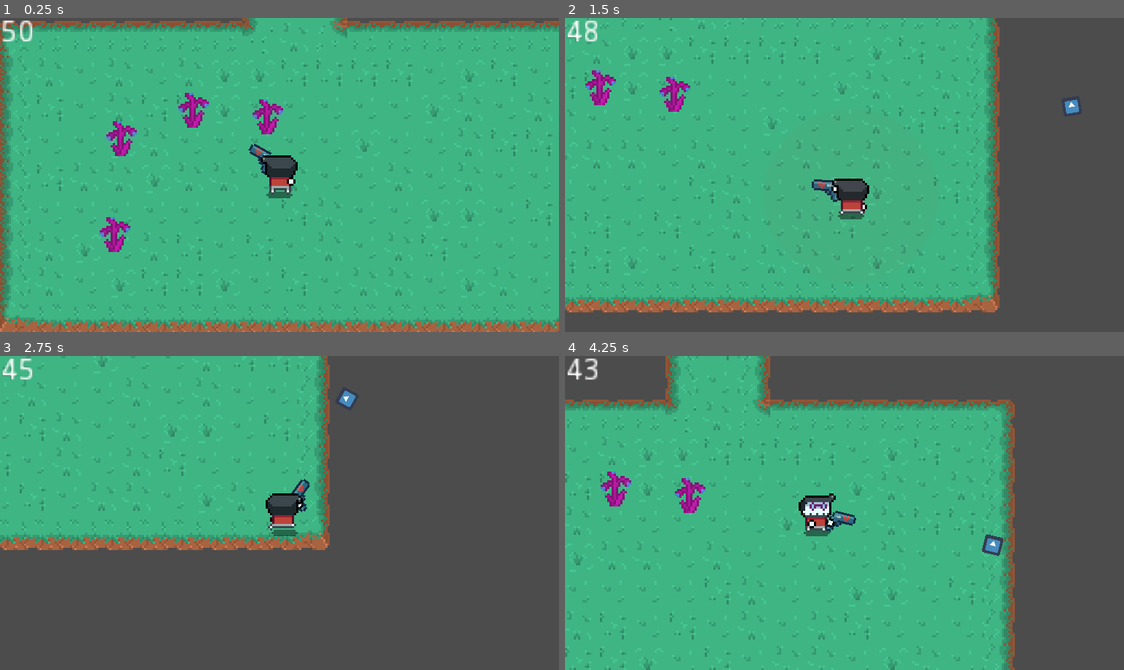
Above: before the commit, frames 1-4 (two rows, left to right).
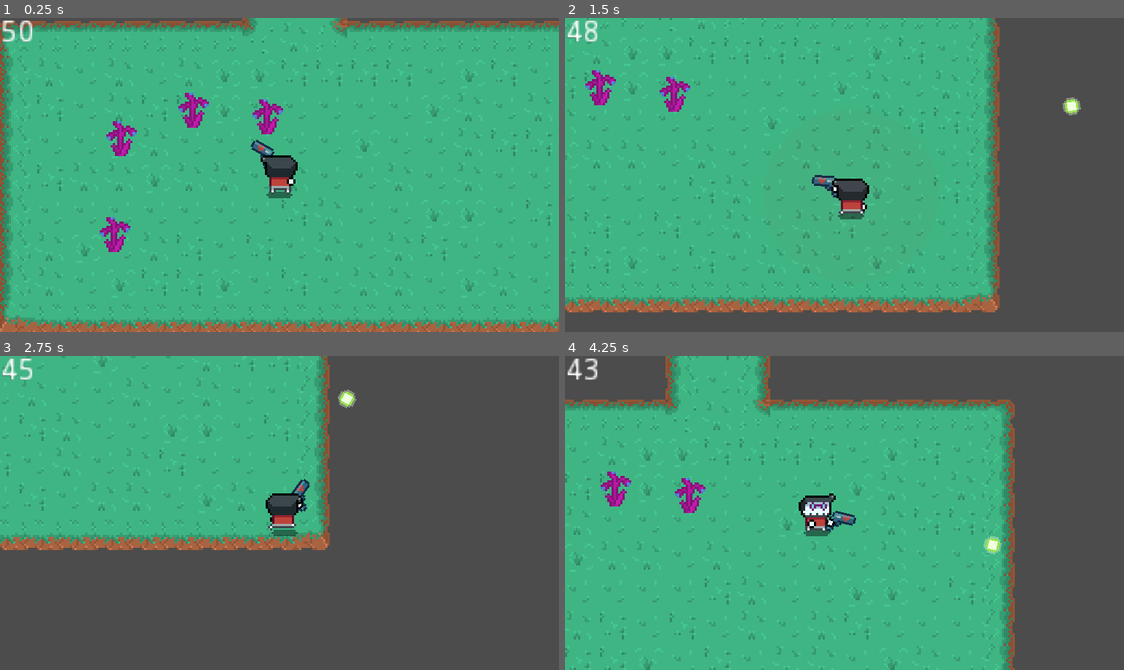
Above: after the commit, the same moments.

Repository: BytePlayersStudio/LD44
Game: Godot game, scene res://Scenes/Level1.tscn
Same seed, same stepped clock (60 frames per second), same inputs: the game is played once before the commit and once after it. The engine's default icon, where the game draws it, is replaced by a stand-in: a white triangle on a blue panel in a dark square.
Inputs (mouse positions are in pixels of both pictures, inside the frame that each line leads up to):
- Up to frame 1 (0.25 s): no input
- Up to frame 2 (1.5 s): move the mouse to (967, 159) at 0.52 s; press the mouse at (967, 159) at 0.53 s; hold D (move_right) 0.53-1.28 s; move the mouse to (732, 190) at 1.27 s; release the mouse at (732, 190) at 1.28 s; hold S (move_down) from 1.28 s (still down); right-click (732, 190) at 1.35 s
- Up to frame 3 (2.75 s): click (167, 528) at 1.55 s; move the mouse to (335, 443) at 2.02 s; release S (move_down) at 2.03 s; press the mouse at (335, 443) at 2.03 s; hold D (move_right) from 2.03 s (still down)
- Up to frame 4 (4.25 s): move the mouse to (816, 575) at 2.77 s; release D (move_right) at 2.78 s; release the mouse at (816, 575) at 2.78 s; hold W (move_up) 2.78-3.53 s; click (816, 575) at 2.85 s; move the mouse to (1012, 560) at 3.52 s; press the mouse at (1012, 560) at 3.53 s; hold A (move_left) from 3.53 s (still down); right-click (1012, 560) at 3.6 s

The runs differ from the first frame. In frame 1, 0.2% of the frame differs, in the area x 44-50%, y 38-50%; in frame 2, 0.4%, in the area x 44-93%, y 25-59%; in frame 3, 0.1%; in frame 4, 0.2%.
Error in both runs: Invalid get index '0' (on base: 'PoolVector2Array'). (res://Scripts/Enemy.gd:84)

Commit message:
Added bullet sprite and fixed bullet spawn issues

Diff:
--- a/LD44/Scenes/Bullet.tscn
+++ b/LD44/Scenes/Bullet.tscn
@@ -1,10 +1,10 @@
 [gd_scene load_steps=4 format=2]
 
 [ext_resource path="res://Scripts/Bullet.gd" type="Script" id=1]
-[ext_resource path="res://icon.png" type="Texture" id=2]
+[ext_resource path="res://Assets/Art/Weapons/LifeBullet.png" type="Texture" id=2]
 
 [sub_resource type="RectangleShape2D" id=1]
-extents = Vector2( 3.34037, 3.50781 )
+extents = Vector2( 4, 4 )
 
 [node name="Bullet" type="KinematicBody2D"]
 collision_layer = 4
@@ -13,7 +13,6 @@
 speed = 250
 
 [node name="Sprite" type="Sprite" parent="."]
-scale = Vector2( 0.132436, 0.132436 )
 texture = ExtResource( 2 )
 
 [node name="CollisionShape2D" type="CollisionShape2D" parent="."]
--- a/LD44/Scenes/Gun.tscn
+++ b/LD44/Scenes/Gun.tscn
@@ -2,7 +2,7 @@
 
 [ext_resource path="res://Scripts/Gun.gd" type="Script" id=1]
 [ext_resource path="res://Scenes/Bullet.tscn" type="PackedScene" id=2]
-[ext_resource path="res://Assets/Art/Actors/Anton/Gun.png" type="Texture" id=3]
+[ext_resource path="res://Assets/Art/Weapons/Gun.png" type="Texture" id=3]
 
 [node name="Gun" type="Node2D"]
 script = ExtResource( 1 )
--- a/LD44/Scripts/Gun.gd
+++ b/LD44/Scripts/Gun.gd
@@ -23,7 +23,12 @@
 		can_shoot = false
 		cooldown_timer.start()
 		var b = bullet_res.instance()
-		b.start(bullet_spawn.global_position, bullet_spawn.global_rotation)
+		var rot = bullet_spawn.global_rotation
+
+		if self.get_scale() != Vector2(1, 1):
+			rot = -rot
+
+		b.start(bullet_spawn.global_position, rot)
 		get_tree().get_root().add_child(b)
 
 
--- a/LD44/Scripts/Player.gd
+++ b/LD44/Scripts/Player.gd
@@ -68,13 +68,13 @@
 	var current_rotation = fmod(pivot.rotation_degrees, 360)
 	if current_rotation < 0:
 		current_rotation += 360
-	print(current_rotation)
+	#print(current_rotation)
 	if current_rotation <= 270 and current_rotation >= 90:
 		player_sprite.set_flip_h(true)
-		gun_sprite.set_flip_v(true)
+		player_gun.set_scale(Vector2(1, -1))
 	else:
 		player_sprite.set_flip_h(false)
-		gun_sprite.set_flip_v(false)
+		player_gun.set_scale(Vector2(1, 1))
 
 	if current_rotation >= 0 and current_rotation <= 180:
 		hand_sprite.z_index = self.z_index + 1
Renamed: LD44/Assets/Art/Actors/Anton/Gun.png -> LD44/Assets/Art/Weapons/Gun.png
Not shown, changed: LD44/Assets/Art/Weapons/Gun.png.import
Binary file added: LD44/Assets/Art/Weapons/LifeBullet.png
Not shown, added: LD44/Assets/Art/Weapons/LifeBullet.png.import
